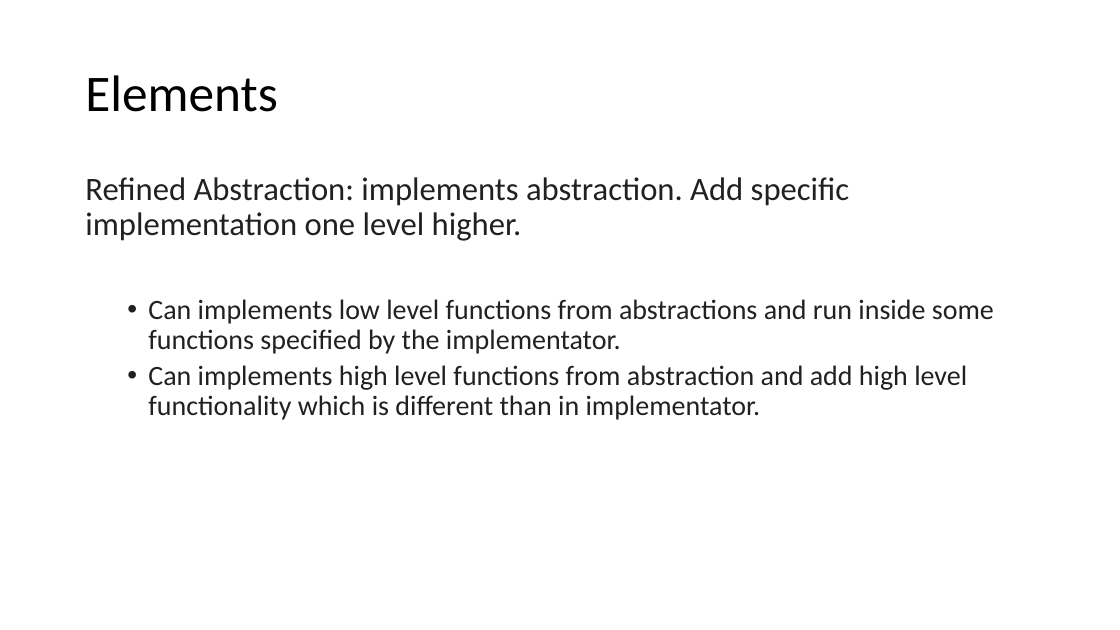
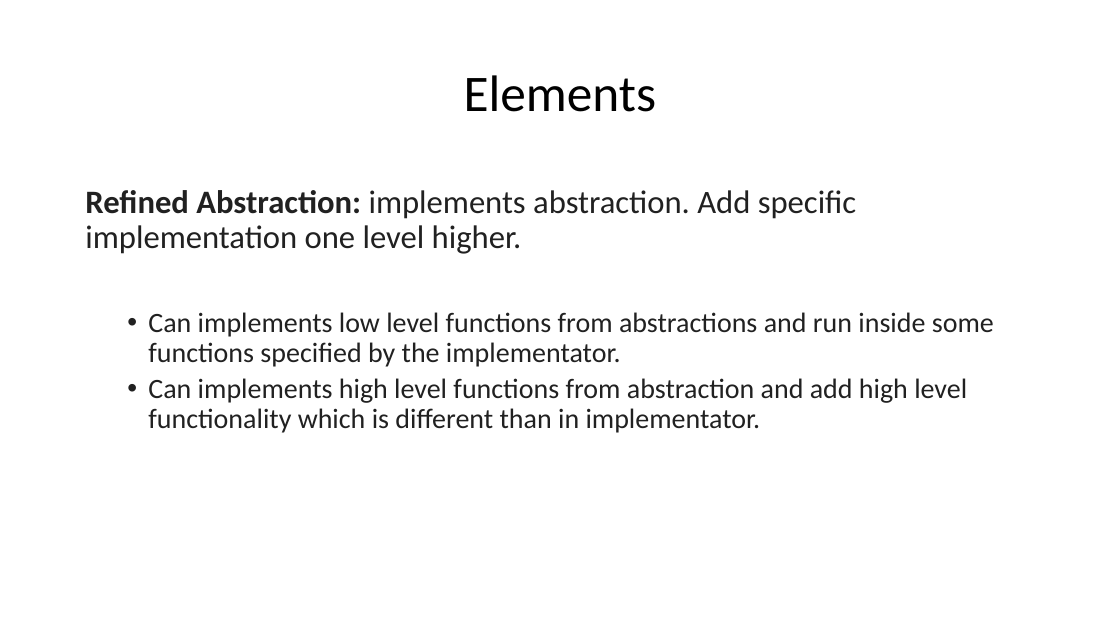
Before and after one commit to tomkasp/blog-posts, a slide deck: slide 5 of Prezentacja.pptx. Drawn at 1120x630 pixels with LibreOffice and Linux fonts; fonts in the diff are those of the drawing. Boxes give left, top, right and bottom in pixels: in the first picture for what was removed or moved away, otherwise in the second. Text is boxed around its words. In the diff, an @@ line names an element or a change of style, - is before the commit and + after.

```diff
--- a/Prezentacja.pptx
+++ b/Prezentacja.pptx
@@ title "Elements" at <box>464,75,657,112</box>: alignment left to centre @@
@@ text "Refined Abstraction: implements abstraction. Add ...": place and size @@
-text "Refined Abstraction: implements abstraction. Add ..." at <box>85,177,994,420</box>
+text "Refined Abstraction: implements abstraction. Add ..." at <box>85,190,994,433</box>
@@ text at <box>85,190,856,254</box>: bold on in "Refined Abstraction:" @@
```
Also in this commit, not shown: 3 other slides changed, 1 slide added.
